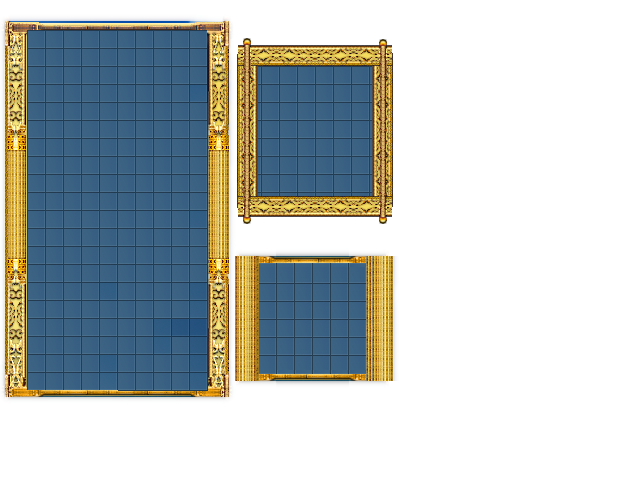
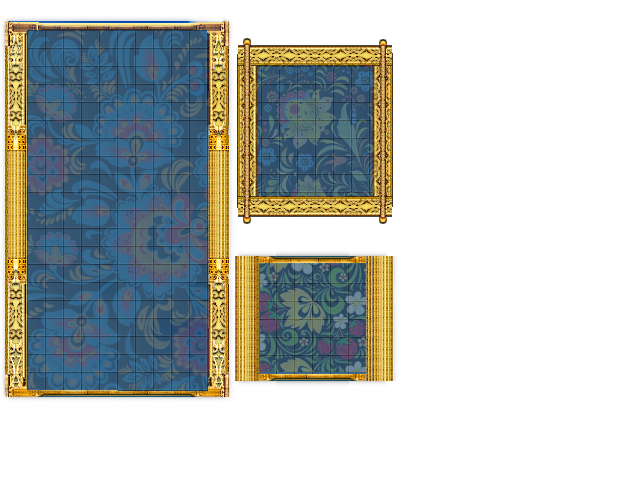
The second 640px x 480px image is a revision of the first. Changes to its layers:
added layer "New Piece #5" above "New Piece #4" over [260, 263, 366, 372]
added layer "New Piece #4" above "New Piece #3" over [256, 64, 376, 197]
added layer "New Piece #3" above "New Piece #2" over [26, 30, 210, 392]
